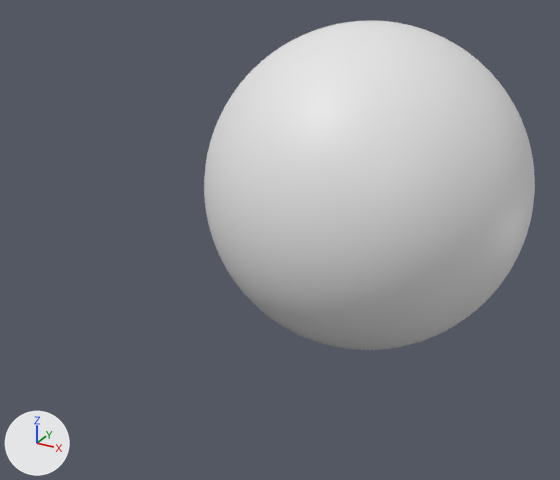
Two versions of the Blender file src/models.blend, one commit apart.
Camera for both pictures: a 50 mm lens placed at (0.52, -1.276, 0.493), pointed at (-0.05, -0.241, -0.025). Arrows for +X, +Y and +Z are at lower left; the lights stay in place. The same objects are shown in both versions, whatever each file hides.

The first picture shows 'HighPolyBall'.
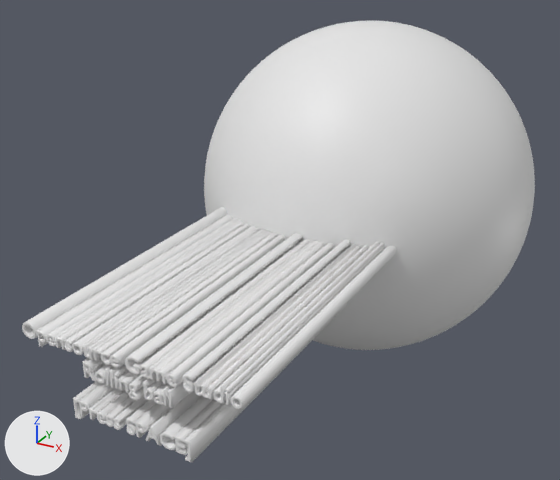
The change, as a diff of the scene's bpy script:
```diff
--- a/src/models.blend.py
+++ b/src/models.blend.py
@@ txt_text @@
+txt_text = bpy.data.curves.new('Text', 'FONT')
+txt_text.body = 'Opensource Game Studio\nRolling ball\n\n[Press SPACE]'
+txt_text.bevel_resolution = 0
+txt_text.extrude = 0.3
+txt_text.bevel_depth = 0.001
+txt_text.align_x = 'CENTER'
+txt_text.size = 0.03
@@ ob_text @@
+ob_text = bpy.data.objects.new('Text', txt_text)
+ob_text.location = (0.0, -0.4, 0.0)
+ob_text.rotation_euler = (-1.571, 3.142, 3.142)  # degrees (-90, 180, 180)
```

Pixel boxes [x1, y1, x2, y2] of what changed, in the pictures (560 x 480 px):
'Text', added
    after: [22, 207, 397, 462]
